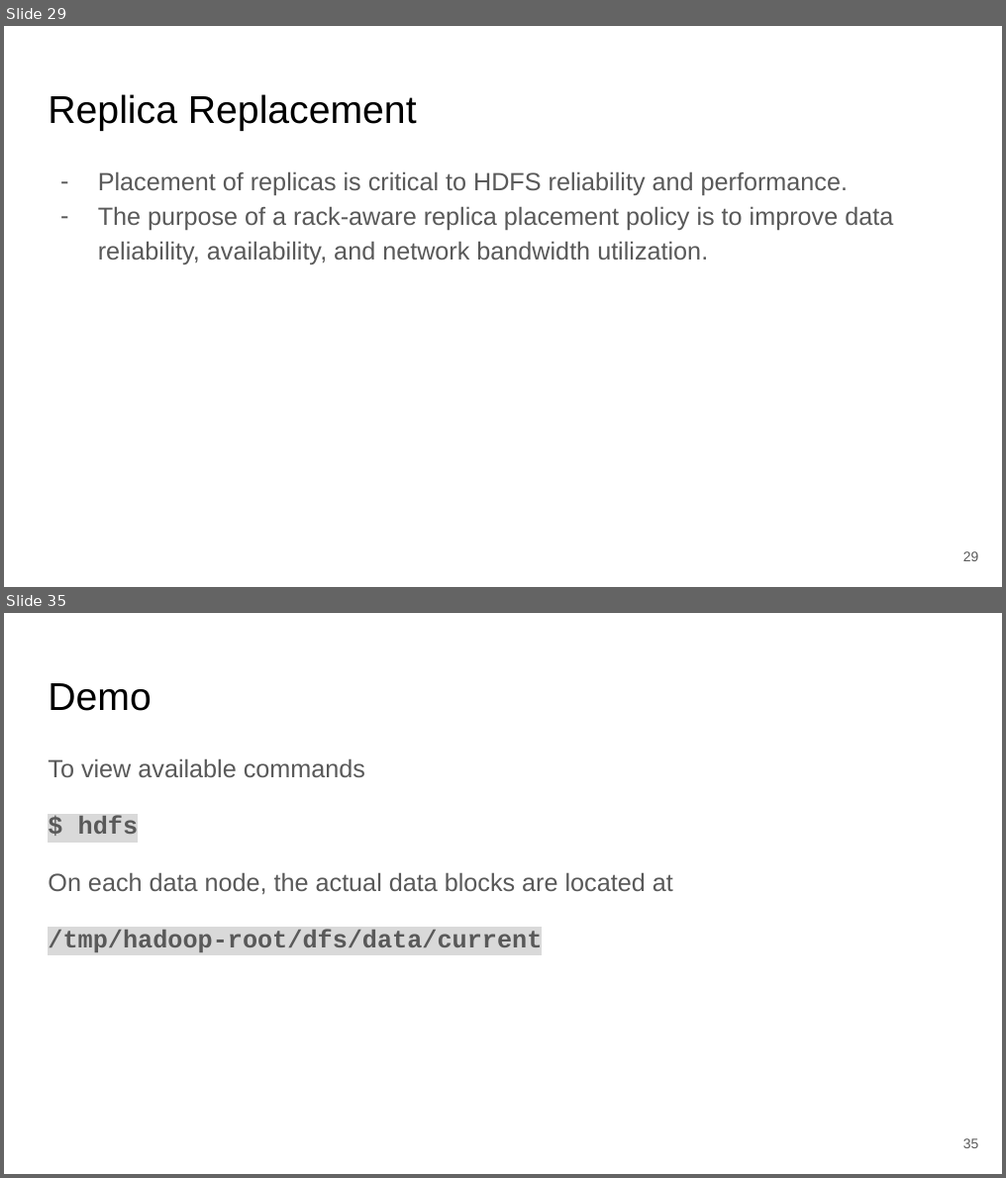
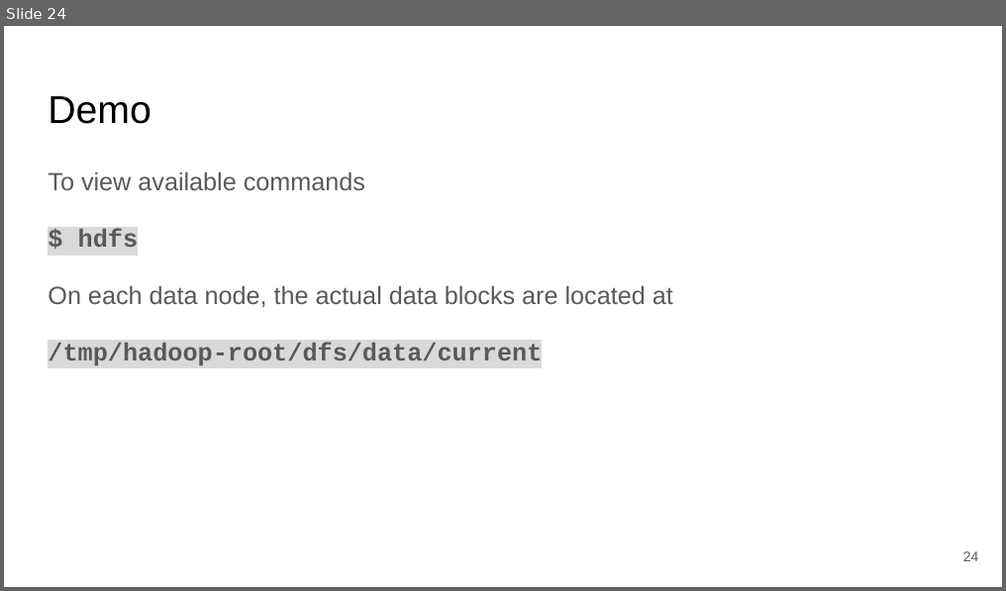
Before and after one commit to clemsonciti/workshop-python-intro-to-spark, a slide deck: Getting_started.pptx. Shown one above the other, each under a label of ours: slides 29 and 35 before the commit, slide 24 after it; the slides between them are not shown. The pictures are 1006x1178 and 1006x591 pixels, drawn with LibreOffice and Linux fonts; fonts in the diff are those of the drawing. Boxes give left, top, right and bottom in pixels: in the first picture for what was removed or moved away, otherwise in the second. Text is boxed around its words. In the diff, an @@ line names an element or a change of style, - is before the commit and + after.

```diff
--- a/Getting_started.pptx
+++ b/Getting_started.pptx
@@ slide 29 removed at <box>4,26,1002,587</box>, background #FFFFFF @@
@@ title removed at <box>48,94,417,131</box> @@
-Replica Replacement
@@ text removed at <box>98,172,893,265</box> @@
-– Placement of replicas is critical to HDFS reliability and performance.
-– The purpose of a rack-aware replica placement policy is to improve data reliability, availability, and network bandwidth utilization.
@@ page number removed at <box>963,552,979,562</box> @@
-29
@@ what was slide 35 is now slide 24 @@
@@ page number at <box>963,552,979,562</box>: text changed @@
-35
+24
```
Also in this commit, not shown: 3 slides changed, 15 slides added, 28 other slides removed.
